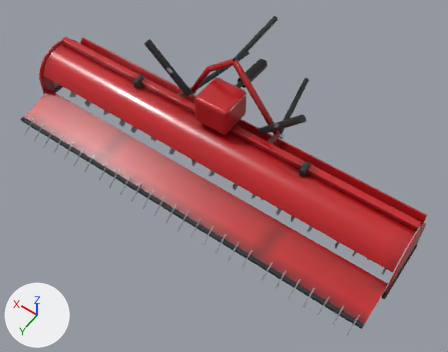
What one commit did to the glTF model tools/tractor/harrow_yt.glb.
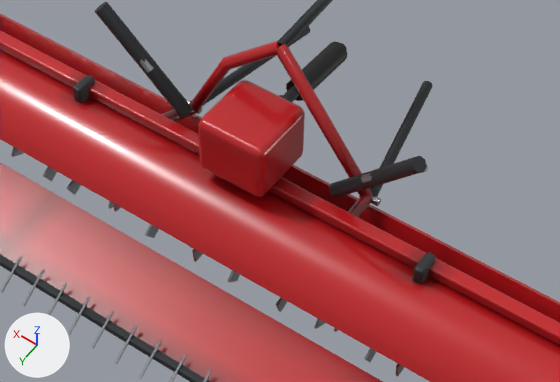
Each version is shown whole from a 50 mm lens placed at (-1.98, 4.03, 4.08), pointed at (-0.22, 1.57, 0.21), then close up on the part from 22% to 83% of the width and 11% to 64% of the height. Every picture has the same lights, and +X, +Y and +Z are marked at lower left. The older version's two pictures come first. Where no turn or scale is listed for an object, it has been applied to the vertices. Vertices at exactly the same position are counted once.

Objects in the first close-up: 'Flap', 'Rotary', 'Rotor', 'WingL', 'WingR' and 2 more.
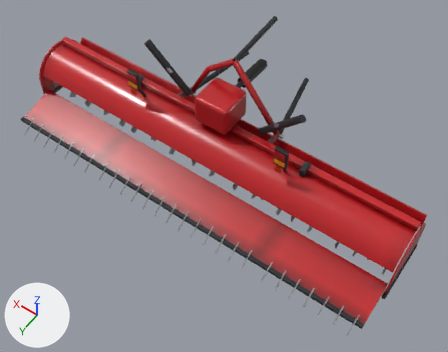
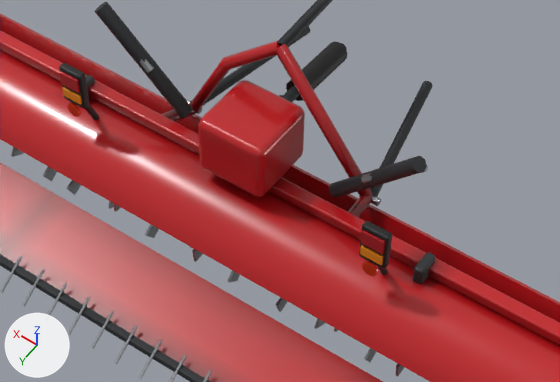
The change, as a diff of the scene's bpy script:
```diff
--- a/tools/tractor/harrow_yt.glb.py
+++ b/tools/tractor/harrow_yt.glb.py
@@ mat_winker_r @@
+mat_winker_r = bpy.data.materials.new('winker_R')
+# nodes: BsdfPrincipled, Mix, OutputMaterial, VertexColor
+# colours: orange #ee8c12, mixed with the vertex colours
@@ mat_winker_l @@
+mat_winker_l = bpy.data.materials.new('winker_L')
+# nodes: BsdfPrincipled, Mix, OutputMaterial, VertexColor
+# colours: orange #ee8c12, mixed with the vertex colours
@@ mat_tail @@
+mat_tail = bpy.data.materials.new('tail')
+# nodes: BsdfPrincipled, Mix, OutputMaterial, VertexColor
+# colours: red #b0111b, mixed with the vertex colours
@@ mat_reflector @@
+mat_reflector = bpy.data.materials.new('reflector')
+# nodes: BsdfPrincipled, Mix, OutputMaterial, VertexColor
+# colours: red #e43a12, mixed with the vertex colours
@@ me_rotary @@
 # used by ob_rotary; location = (0.0, 1.38, 0.0)
-me_rotary.from_pydata(...)  # 1053 vertices, 1960 faces; spans x -0.82..0.82, y -0.9..0.25, z 0.29..1.02
+me_rotary.from_pydata(...)  # 1509 vertices, 2832 faces; spans x -0.82..0.82, y -0.9..0.25, z 0.29..1.02
+# me_rotary part 1: the loose piece of 16 vertices spanning x 0.33..0.72, y -0.16..-0.05, z 0.51..0.95 is copied, and the copy is multiplied about its middle by the matrix ((-0.274, -0.039, 0.245), (0.146, -0.321, 0.113), (0.2, 0.18, 0.253)), then moved by (0.16, 0.19, -0.19); it spans x 0.67..0.69, y 0.03..0.13, z 0.44..0.64
+# me_rotary part 2: the loose piece of 16 vertices spanning x -0.72..-0.33, y -0.16..-0.05, z 0.51..0.95 is copied, and the copy is multiplied about its middle by the matrix ((0.274, -0.039, 0.245), (-0.051, 0.349, 0.113), (-0.243, -0.117, 0.253)), then moved by (-0.16, 0.19, -0.19); it spans x -0.69..-0.67, y 0.03..0.13, z 0.44..0.64
+# me_rotary part 3: a new loose piece, a 16-sided cylinder along y spanning x 0.65..0.71, y 0.151..0.161, z 0.56..0.62, in mat_reflector
+# me_rotary part 4: a new loose piece, a 16-sided cylinder along y spanning x -0.71..-0.65, y 0.151..0.161, z 0.56..0.62, in mat_reflector
+# me_rotary part 5: a new loose piece of 68 vertices spanning x 0.62..0.74, y 0.12..0.15, z 0.62..0.78, in mat_black
+# me_rotary part 6: a new loose piece of 68 vertices spanning x -0.74..-0.62, y 0.12..0.15, z 0.62..0.78, in mat_black
+# me_rotary part 7: a new loose piece of 56 vertices spanning x 0.63..0.73, y 0.15..0.16, z 0.7..0.77, in mat_tail
+# me_rotary part 8: a new loose piece of 56 vertices spanning x -0.73..-0.63, y 0.15..0.16, z 0.7..0.77, in mat_tail
+# me_rotary part 9: a new loose piece of 56 vertices spanning x 0.63..0.73, y 0.15..0.16, z 0.64..0.69, in mat_winker_l
+# me_rotary part 10: a new loose piece of 56 vertices spanning x -0.73..-0.63, y 0.15..0.16, z 0.64..0.69, in mat_winker_r
+# me_rotary part 11: 439 kept faces spanning x -0.82..0.82, y -0.7..0.21, z 0.29..0.95 get new vertex colours
 me_rotary.materials.append(mat_paint_red)
@@ me_rotary @@
 me_rotary.materials.append(mat_black)
+me_rotary.materials.append(mat_tail)
+me_rotary.materials.append(mat_winker_l)
+me_rotary.materials.append(mat_reflector)
+me_rotary.materials.append(mat_winker_r)
```

Boxes [x1, y1, x2, y2] around the edits, measured in the close-ups (560 x 382 px):
part 1 of me_rotary, added: after [85, 104, 100, 120]
part 2 of me_rotary, added: after [377, 266, 388, 275]
part 3 of me_rotary, added: after [67, 103, 81, 117]
part 4 of me_rotary, added: after [362, 261, 378, 276]
part 5 of me_rotary, added: after [59, 63, 89, 109]
part 6 of me_rotary, added: after [359, 221, 392, 269]
part 7 of me_rotary, added: after [59, 71, 80, 93]
part 8 of me_rotary, added: after [361, 230, 385, 254]
part 9 of me_rotary, added: after [62, 87, 82, 105]
part 10 of me_rotary, added: after [360, 245, 383, 265]
part 11 of me_rotary, recoloured: [67, 75, 415, 312] in both
